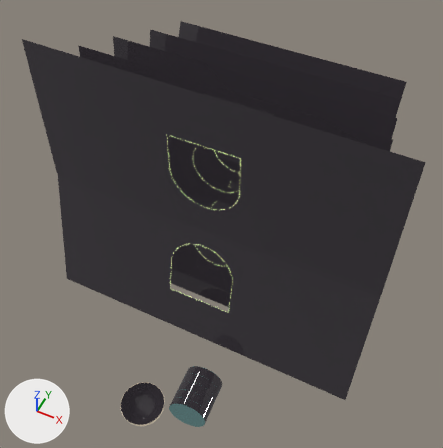
What one commit did to the glTF model scroll2/models/P/Tube4.glb.
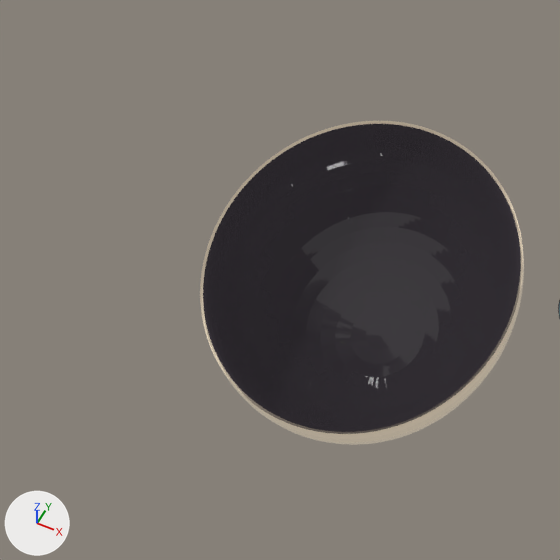
Each version is shown whole from a 50 mm camera at (5.42, -10.36, 13.52) aimed at (-0.08, 0.65, -0.23), then close up on the part from 21% to 38% of the width and 82% to 99% of the height. Lighting does not change. The marker at lower left points along +X, +Y and +Z. Where no turn or scale is listed for an object, it has been applied to the vertices.
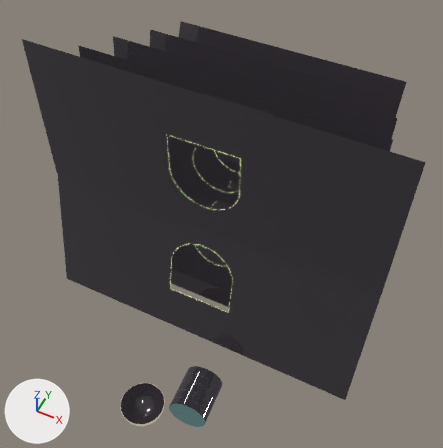
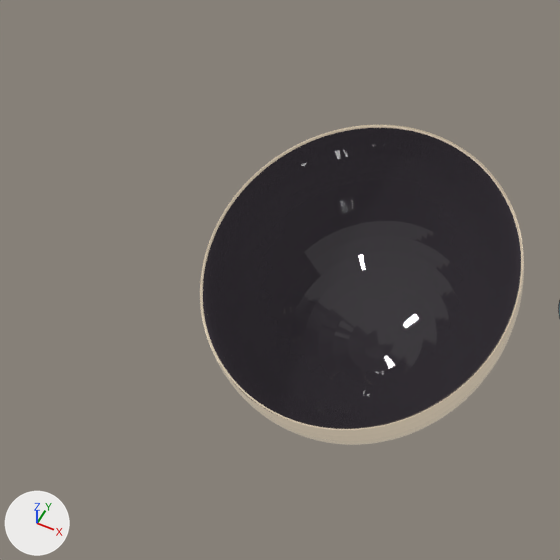
Boxes [x1, y1, x2, y2] around the edits, measured in the close-ups (560 x 560 px):
'Sphere', turned
    before: [203, 124, 522, 434]
    after: [203, 128, 521, 429]
'Sphere.001', turned
    before: [200, 121, 524, 445]
    after: [200, 125, 524, 445]
'Circle.016', added
    after: [201, 125, 523, 430]

What changed in the scene script:
```text
Add me_beziercircle_017:
    me_beziercircle_017.from_pydata(...)  # 1152 vertices, 2304 faces; spans x -0.718..0.718, y -0.727..0.727, z -0.013..0.013
    me_beziercircle_017.materials.append(mat_oyster)  # brown #9b907f
Change ob_sphere:
    ob_sphere.rotation_euler: (0.024, -0.0628, 1.399) -> (-0.00231, -0.0112, 1.4)  # degrees (1.4, -3.6, 80) -> degrees (-0.1, -0.6, 80)
Change ob_sphere_001:
    ob_sphere_001.rotation_euler: (0.024, -0.0628, 1.399) -> (-0.00231, -0.0112, 1.4)  # degrees (1.4, -3.6, 80) -> degrees (-0.1, -0.6, 80)
Add ob_circle_016:
    ob_circle_016 = bpy.data.objects.new('Circle.016', me_beziercircle_017)
    ob_circle_016.location = (-0.985, -3.369, -5.529)
```
